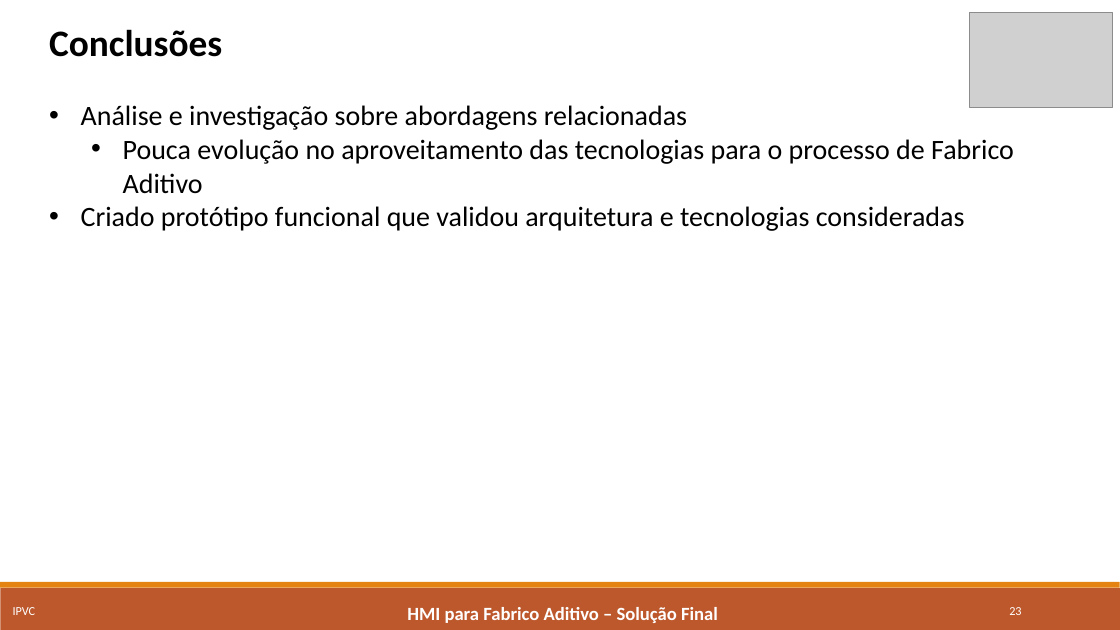
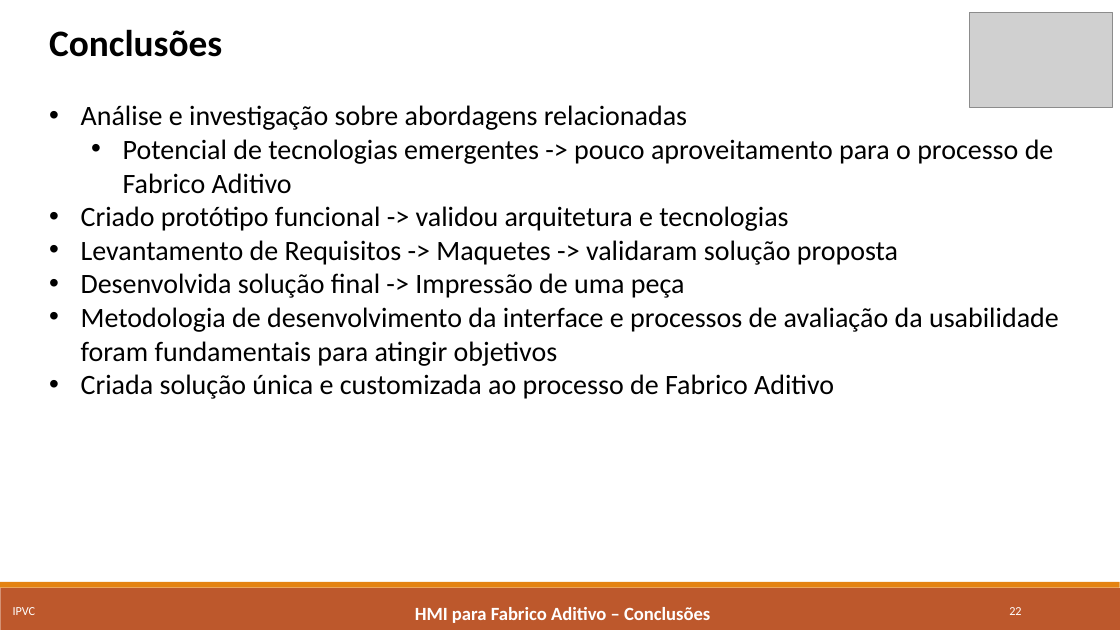
Before and after one commit to marcorlsrodrigues/projeto, a slide deck: slide 22 of Apresentacao_Final_MarcoRodrigues4652.pptx (slide 23 before the commit). Drawn at 1120x630 pixels with LibreOffice and Linux fonts; fonts in the diff are those of the drawing; grey boxes stand for pictures. Boxes give left, top, right and bottom in pixels: in the first picture for what was removed or moved away, otherwise in the second. Text is boxed around its words. In the diff, an @@ line names an element or a change of style, - is before the commit and + after.

```diff
--- a/Apresentacao_Final_MarcoRodrigues4652.pptx
+++ b/Apresentacao_Final_MarcoRodrigues4652.pptx
@@ text at (81,139,1059,399): text changed @@
-  • Pouca evolução no aproveitamento das tecnologias para o processo de Fabrico Aditivo
-• Criado protótipo funcional que validou arquitetura e tecnologias consideradas
+  • Potencial de tecnologias emergentes -> pouco aproveitamento para o processo de Fabrico Aditivo
+• Criado protótipo funcional -> validou arquitetura e tecnologias
+• Levantamento de Requisitos -> Maquetes -> validaram solução proposta
+• Desenvolvida solução final -> Impressão de uma peça
+• Metodologia de desenvolvimento da interface e processos de avaliação da usabilidade foram fundamentais para atingir objetivos
+• Criada solução única e customizada ao processo de Fabrico Aditivo
@@ text at (415,607,710,623): text changed @@
-HMI para Fabrico Aditivo – Solução Final
+HMI para Fabrico Aditivo – Conclusões
@@ page number at (1009,607,1021,615): text changed @@
-23
+22
```
Also in this commit, not shown: 4 other slides changed, 2 slides removed.
